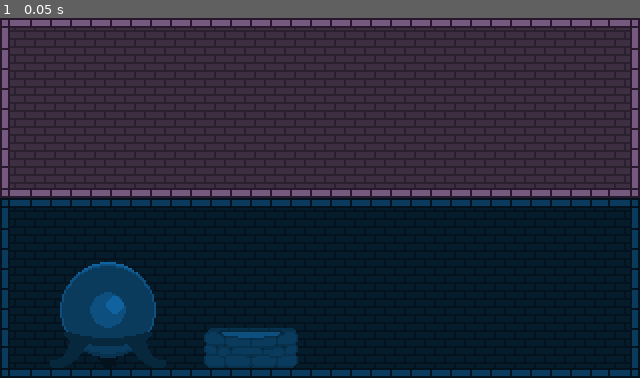
Above: before the commit, frame 1.
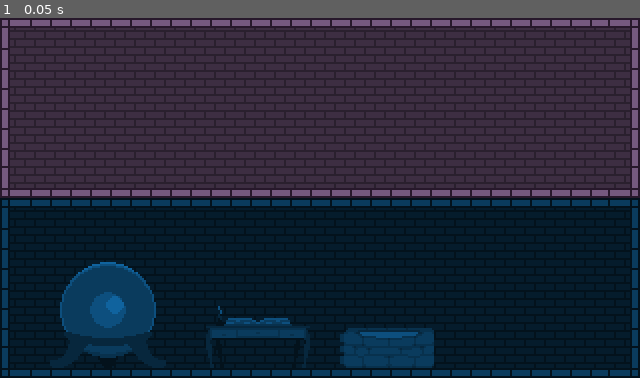
Above: after the commit, the same moment.

Repository: Rowan-Maynor/Incremental-Game
Game: Godot game, scene res://game.tscn
The game is run twice, just before and just after one commit, with the same random seed, the same clock (stepped at 60 frames per second) and the same inputs.
Inputs:
- Up to frame 1 (0.05 s): no input

The runs differ from the first frame. In frame 1, 3.2% of the frame differs, in the area x 31-68%, y 80-98%.

Commit message:
Add tome sprite

Diff:
--- a/incremental-game/game.tscn
+++ b/incremental-game/game.tscn
@@ -6,6 +6,7 @@
 [ext_resource type="Texture2D" uid="uid://b23lh8ljgg0wp" path="res://assets/floor_2/border_purple.png" id="3_fc0e3"]
 [ext_resource type="Texture2D" uid="uid://b0pgadmedgmii" path="res://assets/floor_2/brick_pattern_purple.png" id="4_fc0e3"]
 [ext_resource type="Texture2D" uid="uid://b7ku2se6f0iwg" path="res://assets/floor_1/mana_well.png" id="4_ryrav"]
+[ext_resource type="Texture2D" uid="uid://w685ulsavk8q" path="res://assets/floor_1/tome.png" id="5_eow3j"]
 
 [node name="Game" type="Node2D" unique_id=2053109548]
 
@@ -61,8 +62,12 @@
 
 [node name="mana_well" type="Sprite2D" parent="floor_1" unique_id=600959075]
 z_index = 1
-position = Vector2(126, 165)
+position = Vector2(194, 165)
 texture = ExtResource("4_ryrav")
+
+[node name="tome" type="Sprite2D" parent="floor_1" unique_id=1569770888]
+position = Vector2(129, 160)
+texture = ExtResource("5_eow3j")
 
 [node name="floor_2" type="Control" parent="." unique_id=1436673272]
 layout_mode = 3
Binary file added: incremental-game/assets/floor_1/tome.aseprite
Binary file added: incremental-game/assets/floor_1/tome.png
Not shown, added: incremental-game/assets/floor_1/tome.png.import
